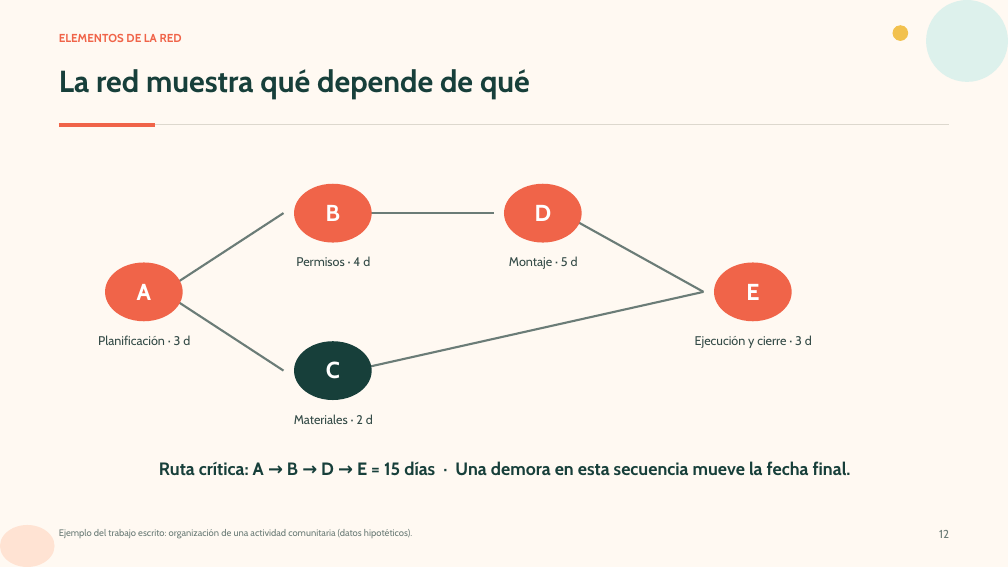
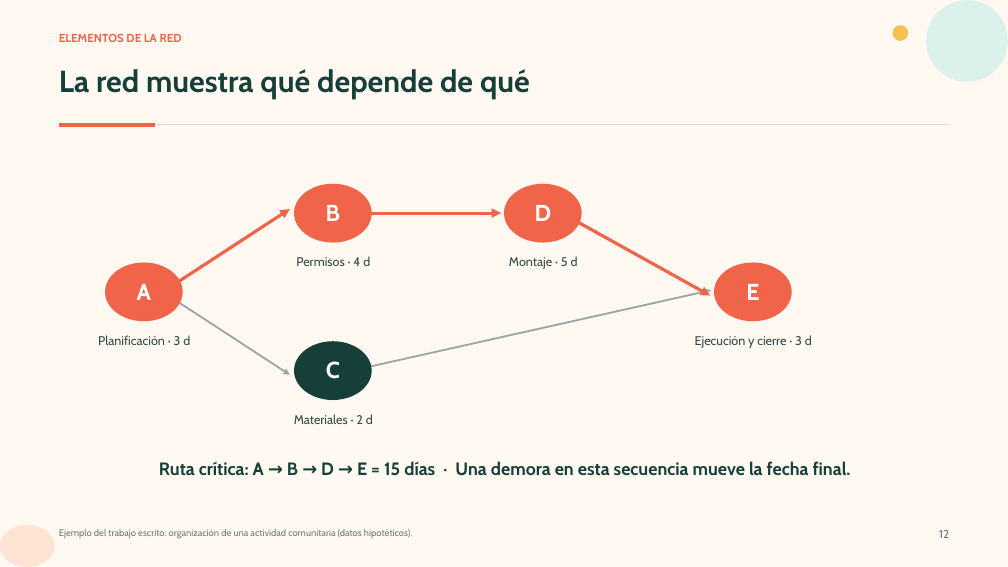
Before and after one commit to morrisniguel/Niguel-Morris, a slide deck: slide 12 of presentaciones/Tipos_de_control_administrativo_mejorada.pptx. Drawn at 1008x567 pixels with LibreOffice and Linux fonts; fonts in the diff are those of the drawing. Boxes give left, top, right and bottom in pixels: in the first picture for what was removed or moved away, otherwise in the second. Text is boxed around its words. In the diff, an @@ line names an element or a change of style, - is before the commit and + after.

```diff
--- a/presentaciones/Tipos_de_control_administrativo_mejorada.pptx
+++ b/presentaciones/Tipos_de_control_administrativo_mejorada.pptx
@@ outline #6B7C77 2 pt to #F06449 3 pt in 3 elements at (352,213,501,214), (562,213,710,296), (163,209,290,292) @@
@@ freeform shape: place and size @@
-freeform shape at (163,213,284,292)
+freeform shape at (163,209,290,292)
@@ freeform shape: place and size @@
-freeform shape at (352,213,494,214)
+freeform shape at (352,213,501,214)
@@ freeform shape: place and size @@
-freeform shape at (562,213,704,292)
+freeform shape at (562,213,710,296)
@@ freeform shape at (163,292,290,375): outline #6B7C77 2 pt to #9AA8A4 1.75 pt @@
@@ freeform shape: place and size @@
-freeform shape at (163,292,284,371)
+freeform shape at (163,292,290,375)
@@ freeform shape: place and size @@
-freeform shape at (352,292,703,371)
+freeform shape at (352,290,711,371)
@@ freeform shape at (352,290,711,371): outline #6B7C77 2 pt to #9AA8A4 1.75 pt @@
```
